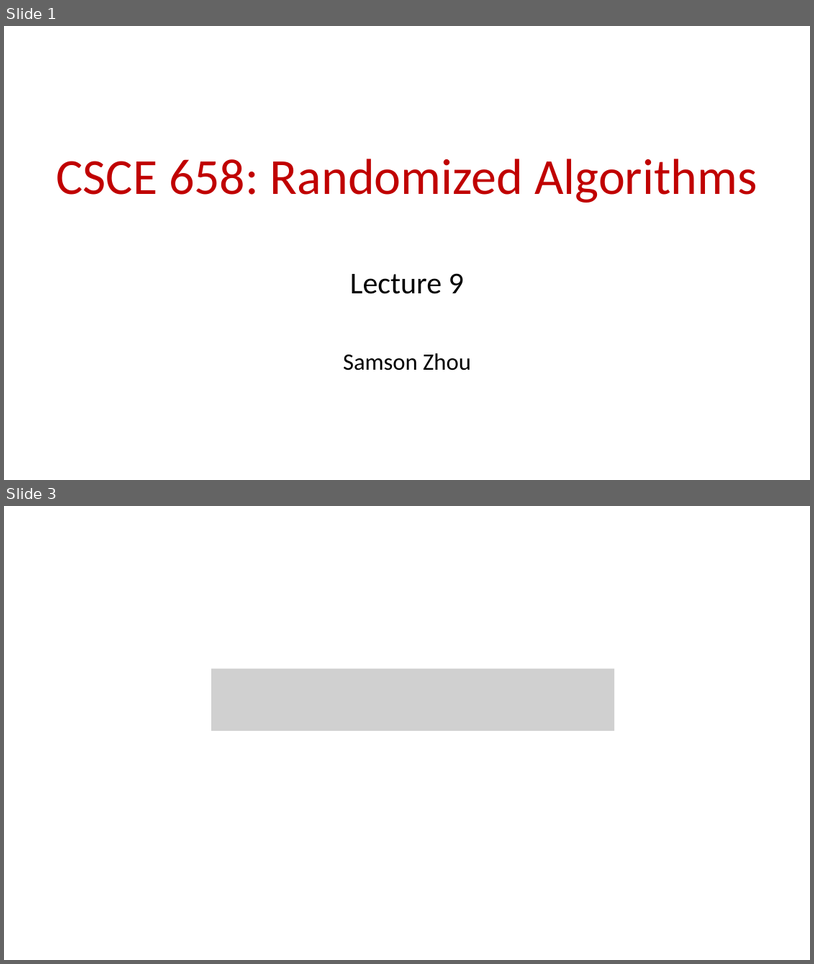
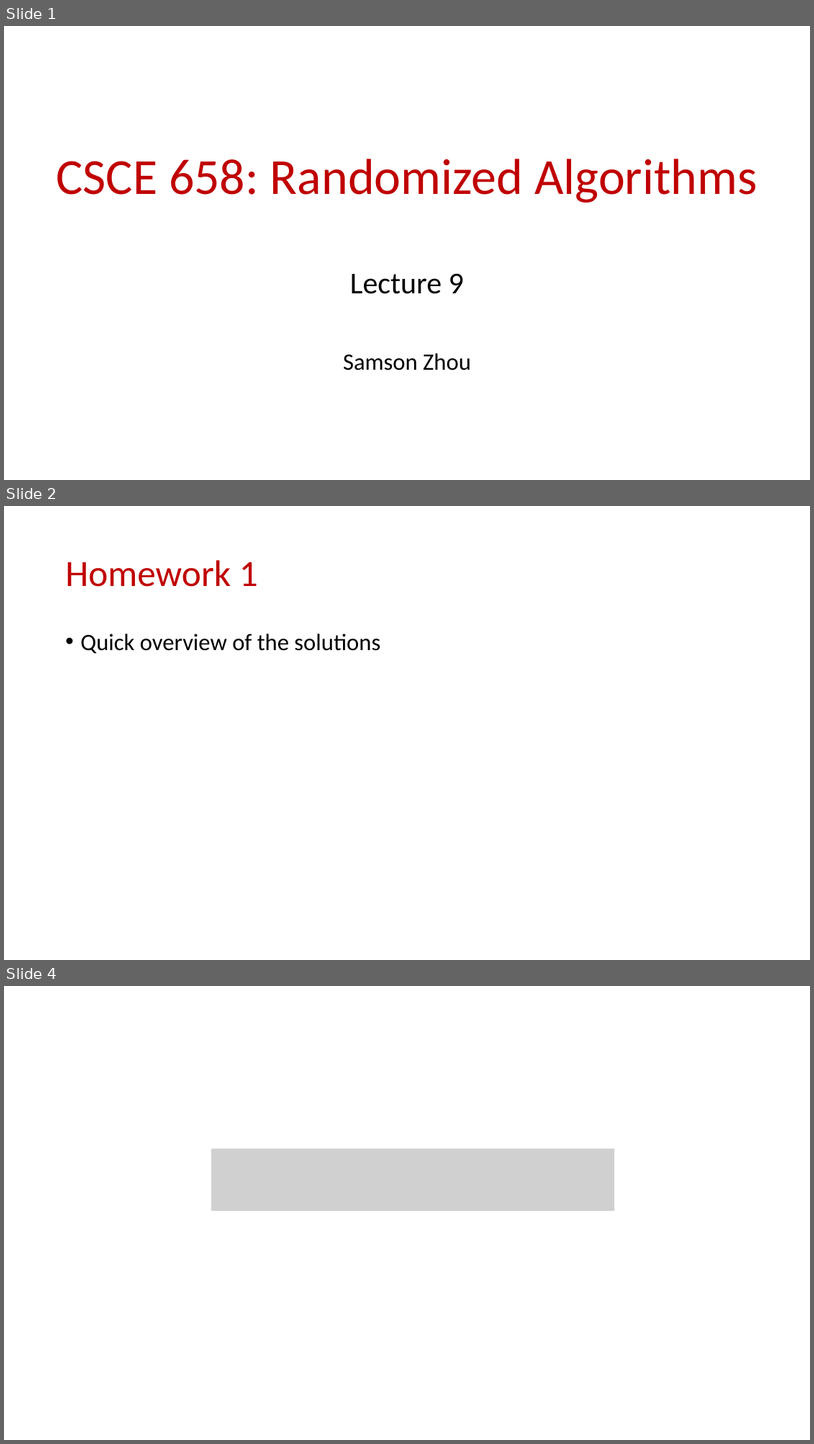
Before and after one commit to samsonzhou/samsonzhou.github.io, a slide deck: CSCE658-S24/L9.pptx. Shown one above the other, each under a label of ours: slides 1 and 3 before the commit, slides 1, 2 and 4 after it; the slides between them are not shown. The pictures are 814x964 and 814x1444 pixels, drawn with LibreOffice and Linux fonts; fonts in the diff are those of the drawing; grey boxes stand for pictures. Boxes give left, top, right and bottom in pixels: in the first picture for what was removed or moved away, otherwise in the second. Text is boxed around its words. In the diff, an @@ line names an element or a change of style, - is before the commit and + after.

```diff
--- a/CSCE658-S24/L9.pptx
+++ b/CSCE658-S24/L9.pptx
@@ slide 2 added at <box>4,506,810,960</box>, background #FFFFFF @@
@@ title added at <box>65,560,258,587</box>, 44 pt, text #C00000 @@
+Homework 1
@@ text added at <box>80,633,381,654</box>, 28 pt, text #000000 @@
+• Quick overview of the solutions
@@ what was slide 3 is now slide 4 @@
```
Also in this commit, not shown: 12 slides changed, 14 slides removed, 3 other files.
